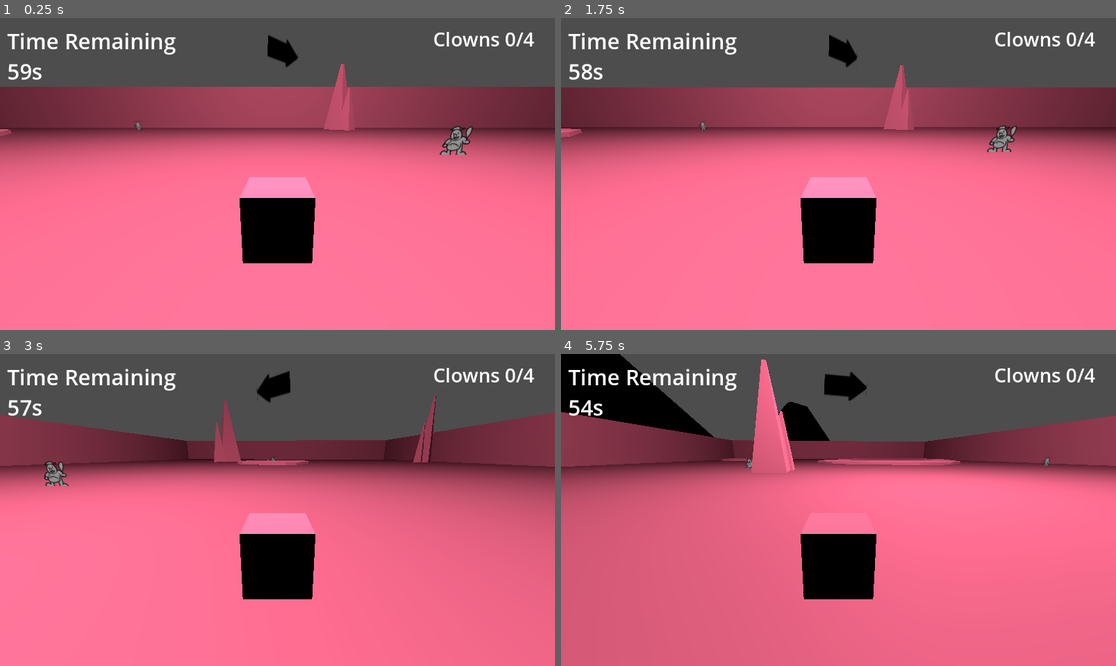
Above: before the commit, frames 1-4 (two rows, left to right).
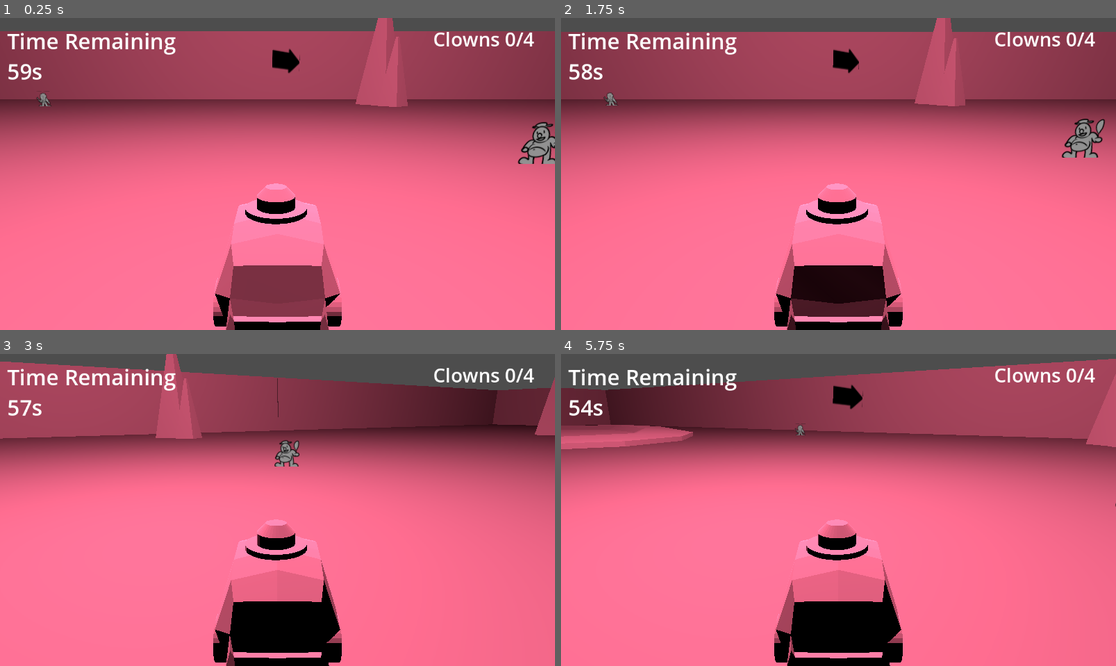
Above: after the commit, the same moments.

Repository: malceore/ClownCarGame
Game: Godot game, scene res://scenes/level_world_3.tscn
Two runs of this game, one before a commit and one after it. Both use one fixed random seed, a clock stepped at 60 frames per second and the inputs below. This scene is started directly instead of the project's main scene.
Inputs (mouse positions are in pixels of both pictures, inside the frame that each line leads up to):
- Up to frame 1 (0.25 s): no input
- Up to frame 2 (1.75 s): tap Enter at 0.5 s; move the mouse to (960, 158) at 0.52 s; press the mouse at (960, 158) at 0.53 s; hold D (turn_right) 0.53-1.28 s; move the mouse to (727, 189) at 1.27 s; release the mouse at (727, 189) at 1.28 s; hold S (reverse) from 1.28 s (still down); tap Space (honk) at 1.35 s
- Up to frame 3 (3 s): move the mouse to (333, 441) at 2.02 s; release S (reverse) at 2.03 s; press the mouse at (333, 441) at 2.03 s; hold D (turn_right) 2.03-2.78 s; move the mouse to (249, 572) at 2.77 s; release the mouse at (249, 572) at 2.78 s; hold W (accelerate) from 2.78 s (still down); tap Space (honk) at 2.85 s
- Up to frame 4 (5.75 s): move the mouse to (1005, 556) at 3.52 s; release W (accelerate) at 3.53 s; press the mouse at (1005, 556) at 3.53 s; hold A (turn_left) 3.53-5.03 s; move the mouse to (672, 463) at 4.27 s; release the mouse at (672, 463) at 4.28 s; tap Space (honk) at 4.35 s; move the mouse to (866, 510) at 5.02 s; press the mouse at (866, 510) at 5.03 s; hold S (reverse) from 5.03 s (still down)

The runs differ from the first frame. In frame 1, 34% of the frame differs, in the area x 0-100%, y 0-100%; in frame 2, 35%; in frame 3, 42%; in frame 4, 61%.

Commit message:
added clown car with texture

Diff:
--- a/scenes/car.tscn
+++ b/scenes/car.tscn
@@ -1,7 +1,7 @@
 [gd_scene load_steps=5 format=3 uid="uid://dyfrjvxj54dp0"]
 
 [ext_resource type="Script" path="res://scripts/car.gd" id="1_7j6ie"]
-[ext_resource type="ArrayMesh" uid="uid://byssuhedsdsmb" path="res://models/untitled.obj" id="2_eybpu"]
+[ext_resource type="ArrayMesh" uid="uid://bcjos4xump1rv" path="res://models/clown_car.obj" id="2_5r3he"]
 [ext_resource type="Texture2D" uid="uid://bscvp0k58lwyb" path="res://graphics/arrow.png" id="3_dyudl"]
 
 [sub_resource type="SphereShape3D" id="SphereShape3D_7uq41"]
@@ -11,19 +11,24 @@
 script = ExtResource("1_7j6ie")
 
 [node name="Mesh" type="MeshInstance3D" parent="."]
-mesh = ExtResource("2_eybpu")
+mesh = ExtResource("2_5r3he")
 
 [node name="RayCast3D" type="RayCast3D" parent="Mesh"]
-
-[node name="Camera3D" type="Camera3D" parent="Mesh"]
-transform = Transform3D(1, 0, 0, 0, 0.965926, 0.258819, 0, -0.258819, 0.965926, 0, 3, 6)
 
 [node name="Offset" type="Node3D" parent="Mesh"]
 transform = Transform3D(0.75, 0, 0, 0, 0.75, 0, 0, 0, 0.75, 0, 1.70244, 0)
 
 [node name="Arrow" type="Sprite3D" parent="Mesh/Offset"]
-transform = Transform3D(0.0228618, -0.00814852, 0.999705, -0.999739, -0.000186339, 0.0228611, 0, -0.999967, -0.00815065, 0, 4.04653, 0)
+transform = Transform3D(0.0228618, -0.00814852, 0.999705, -0.999739, -0.000186339, 0.0228611, 0, -0.999967, -0.00815065, 0, 6.40585, 0)
 texture = ExtResource("3_dyudl")
+
+[node name="Node3D" type="Node3D" parent="Mesh"]
+transform = Transform3D(1, 0, 0, 0, 0.965926, 0.258819, 0, -0.258819, 0.965926, 0, 4, 6)
+
+[node name="Camera3D" type="Camera3D" parent="Mesh"]
+transform = Transform3D(1, 0, 0, 0, 0.965926, 0.258819, 0, -0.258819, 0.965926, 0, 6.05026, 11)
+keep_aspect = 0
+current = true
 
 [node name="RigidBody3D" type="RigidBody3D" parent="."]
 gravity_scale = 10.0
--- a/scripts/car.gd
+++ b/scripts/car.gd
@@ -12,12 +12,12 @@
 var turn_stop_limit = 0.75
 var speed_input = 0
 var rotate_input = 0
-
+@export var camera_lerp = 3.0
 
 func _ready():
 	ground_ray.add_exception(ball)
 
-func _physics_process(_delta):
+func _physics_process(delta):
 	# Keep the car mesh aligned with the sphere
 	car_mesh.transform.origin = ball.transform.origin + sphere_offset
 	# Accelerate based on car's forward direction
@@ -39,7 +39,7 @@
 	rotate_input = 0
 	rotate_input += Input.get_action_strength("turn_left")
 	rotate_input -= Input.get_action_strength("turn_right")
-	#rotate_input *= deg_2_rad(steering)
+	rotate_input *= deg_to_rad(steering)
 	# rotate car mesh
 	if ball.linear_velocity.length() > turn_stop_limit:
 		var new_basis = car_mesh.global_transform.basis.rotated(car_mesh.global_transform.basis.y, rotate_input)
--- a/scripts/main_menu.gd
+++ b/scripts/main_menu.gd
@@ -18,7 +18,6 @@
 func _on_level_1_pressed():
 	get_tree().change_scene_to_file("res://scenes/level_world_1.tscn")
 
-
 func _on_level_2_pressed():
 	get_tree().change_scene_to_file("res://scenes/level_world_2.tscn")
 
Not shown, changed: models/clown_car.mtl
Not shown, changed: models/clown_car.obj
Not shown, changed: notes.txt
